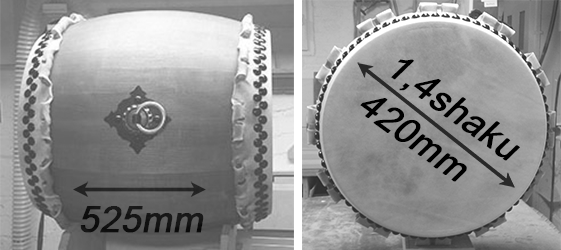
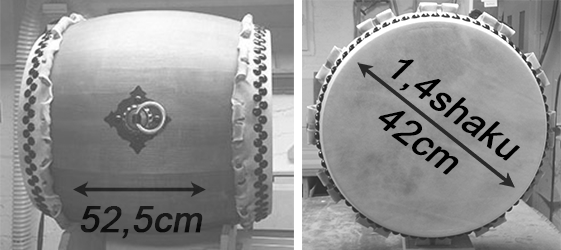
Before/after of a 561 × 250 layered artwork. What changed in the layer stack:
renamed "1,4shaku 420mm" to "1,4shaku 42cm", painted on it over (x1=360, y1=98, x2=467, y2=182)
painted on "525" over (x1=122, y1=206, x2=204, y2=239)
